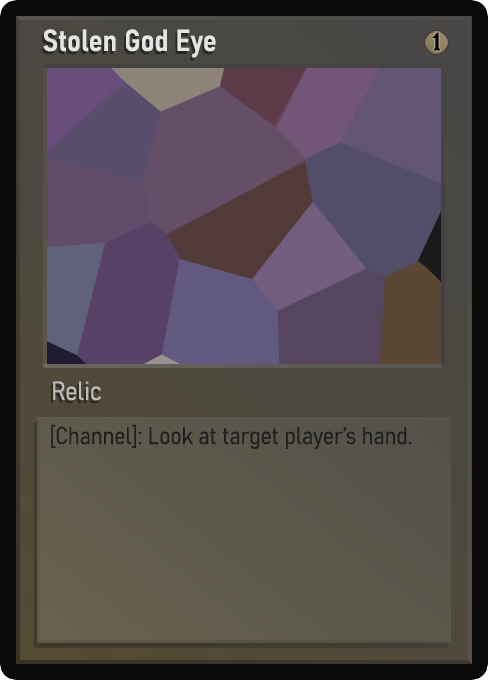
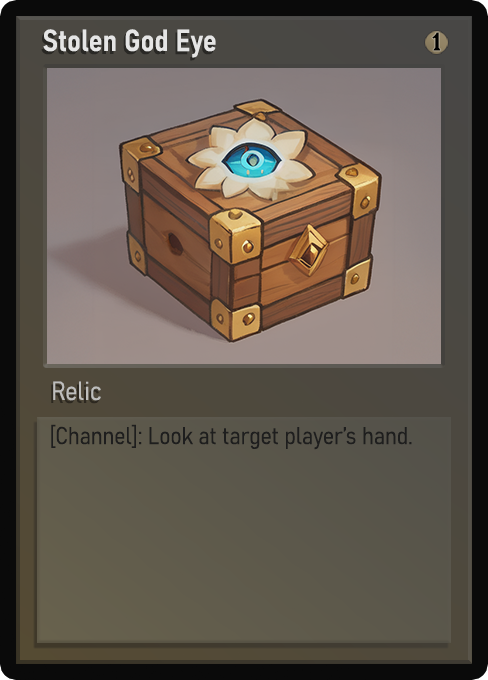
Comparing the layer stacks of the two 488x680 images. Changes:
painted on "Name" over [44, 29, 216, 58]
painted on "Class" over [59, 383, 101, 401]
painted on "Desc_norm" over [58, 427, 412, 450]
painted on "Artwork" over [47, 68, 441, 364]
